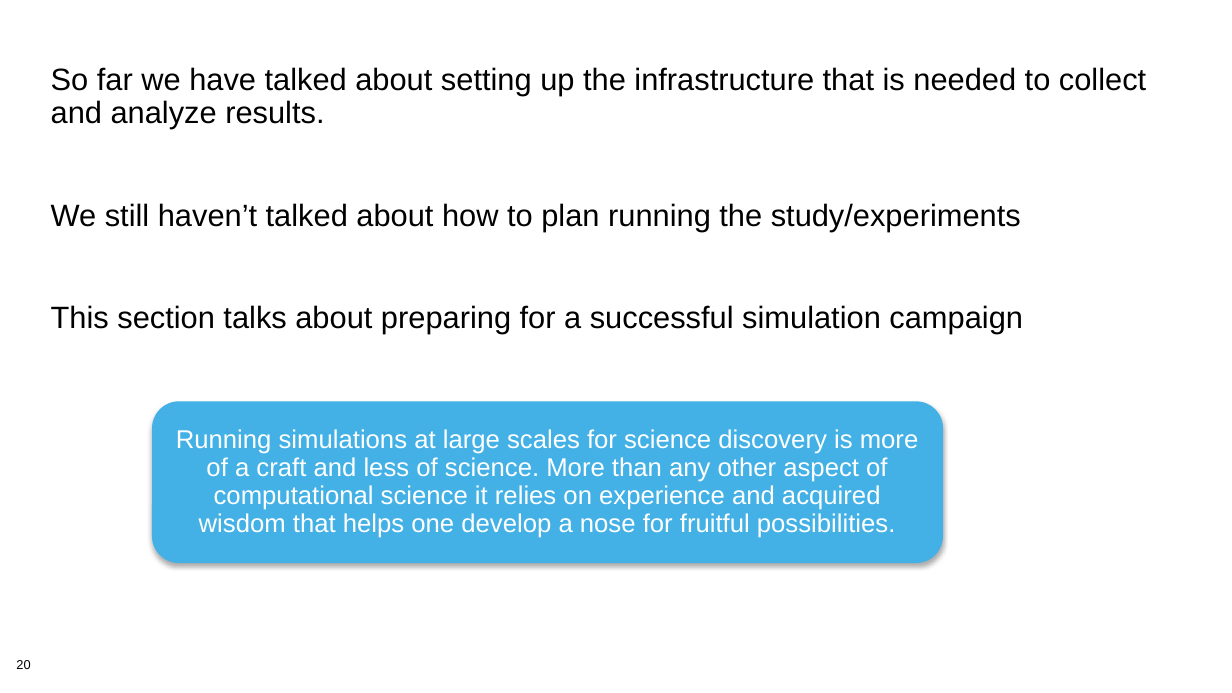
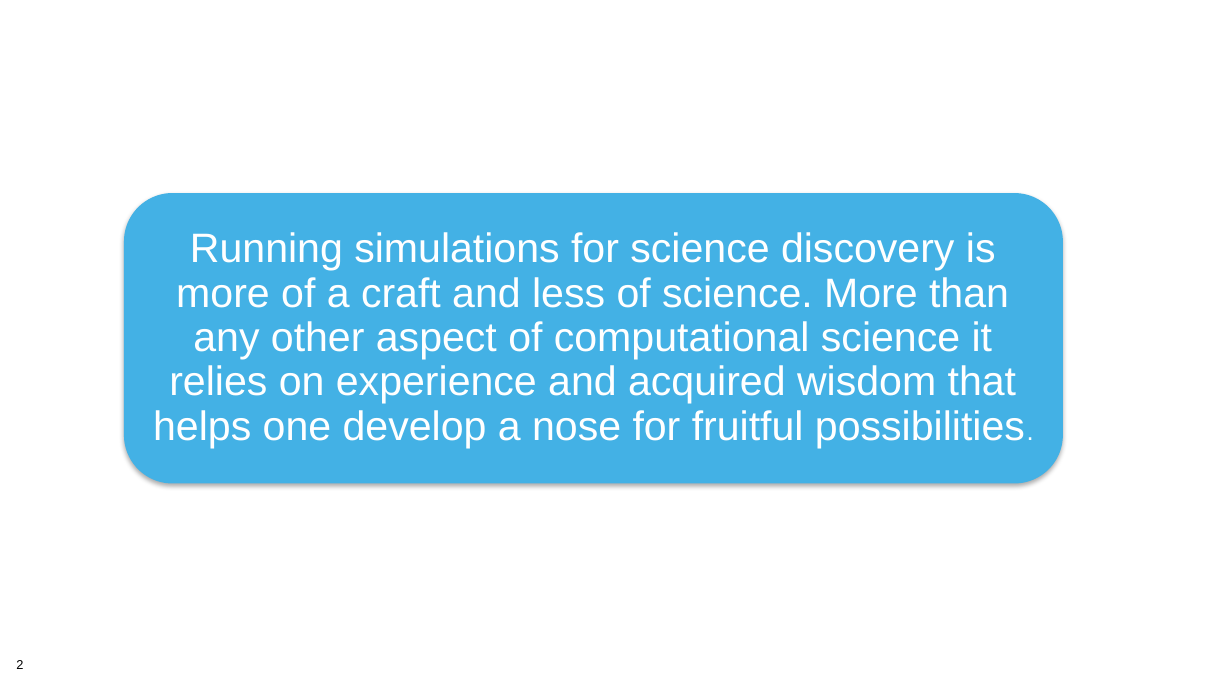
Before and after one commit to bssw-tutorial/presentations, a slide deck: slide 2 of computational-expts.pptx (slide 20 before the commit). Drawn at 1232x693 pixels with LibreOffice and Linux fonts; fonts in the diff are those of the drawing; background and template pictures are left out. Boxes give left, top, right and bottom in pixels: in the first picture for what was removed or moved away, otherwise in the second. Text is boxed around its words. In the diff, an @@ line names an element or a change of style, - is before the commit and + after.

Commit message:
the old version is -a, to be modified for ATPESC, the shortened version for NOAA is computational-expts.pptx

```diff
--- a/computational-expts.pptx
+++ b/computational-expts.pptx
@@ text removed at (51,67,1146,334) @@
-So far we have talked about setting up the infrastructure that is needed to collect and analyze results.
-We still haven’t talked about how to plan running the study/experiments
-This section talks about preparing for a successful simulation campaign
@@ rounded rectangle "Running simulations for science discovery ...": place and size @@
-rounded rectangle "Running simulations for science discovery ..." at (152,401,943,563)
+rounded rectangle "Running simulations for science discovery ..." at (124,193,1063,483)
@@ text in rounded rectangle at (153,232,1025,448): text changed; size 20 to 32 pt @@
-Running simulations at large scales for science discovery is more of a craft and less of science. More than any other aspect of computational science it relies on experience and acquired wisdom that helps one develop a nose for fruitful possibilities.
+Running simulations for science discovery is more of a craft and less of science. More than any other aspect of computational science it relies on experience and acquired wisdom that helps one develop a nose for fruitful possibilities.
@@ page number at (16,660,23,669): text changed @@
-20
+2
```
Also in this commit, not shown: 1 other slide changed, 18 slides removed, 1 other file.
